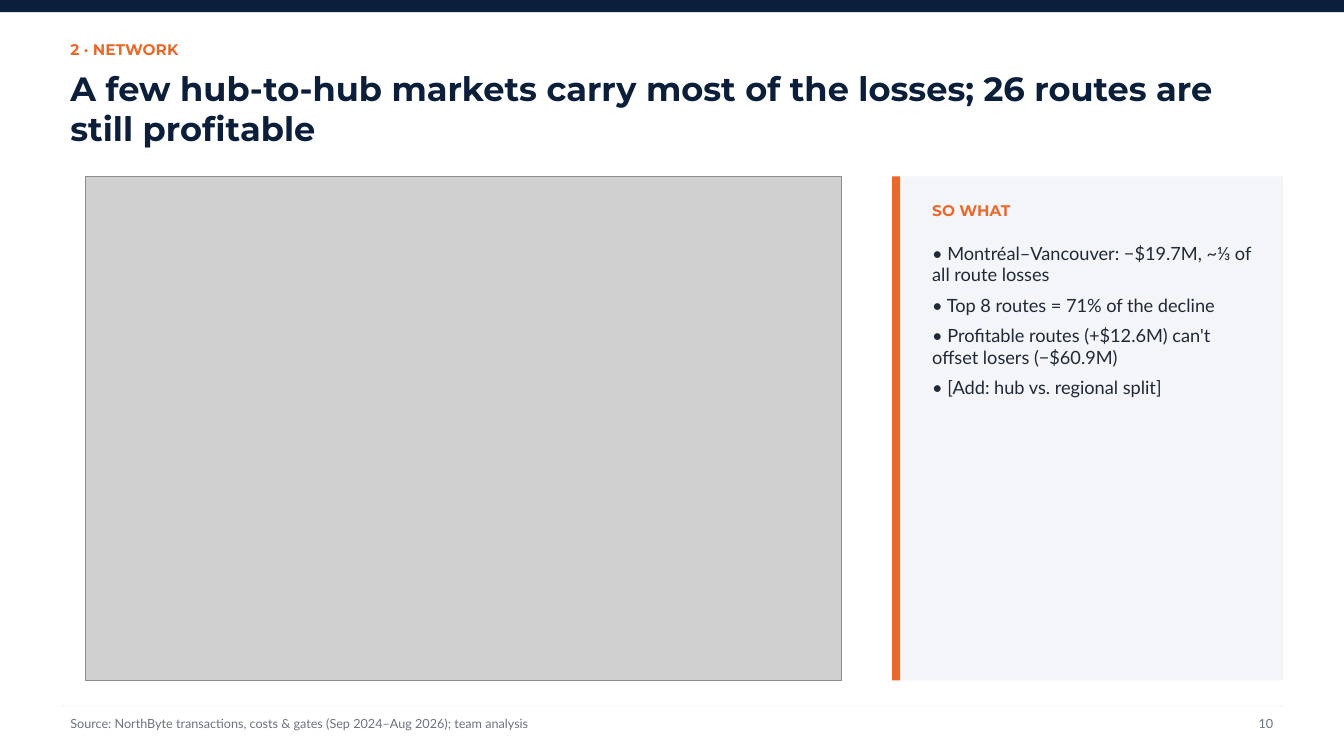
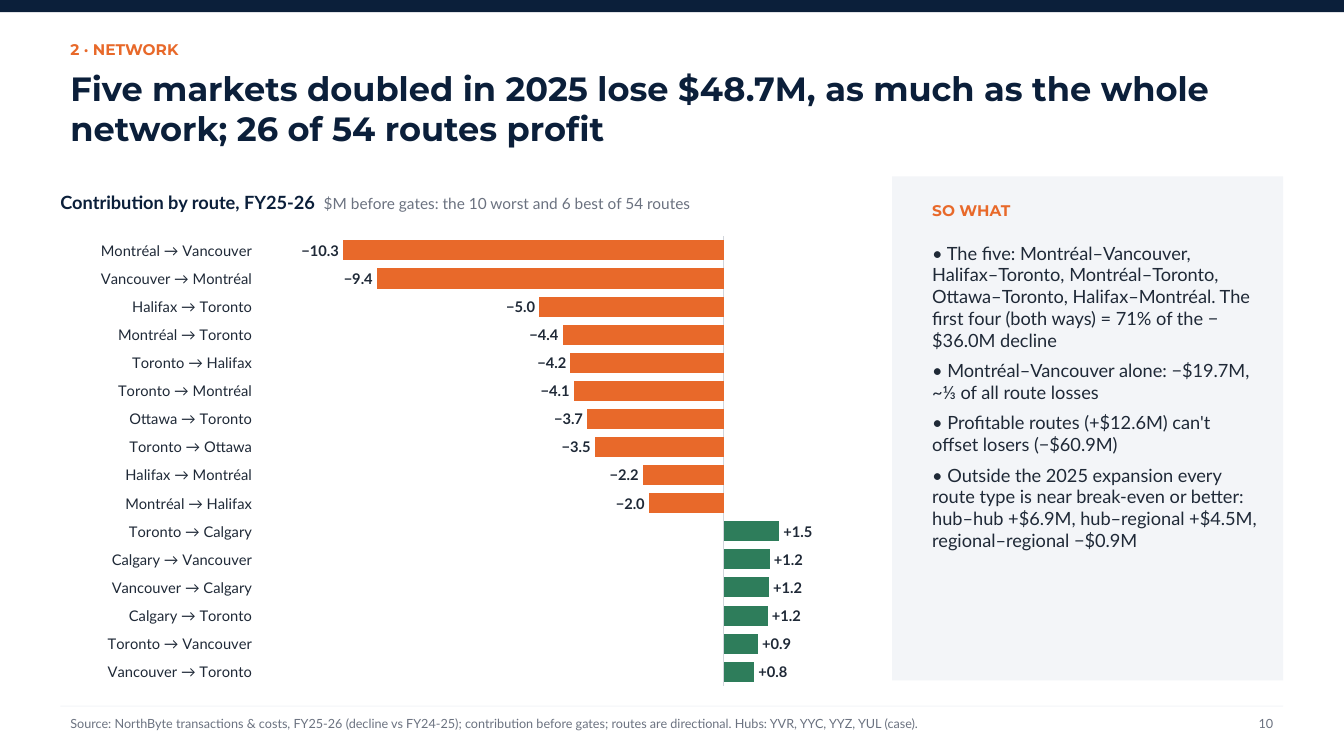
Before and after one commit to Random-Alpaca/Bolt26Airline, a slide deck: slide 10 of slides/NorthByte_FirstByte2026_template.pptx. Drawn at 1344x756 pixels with LibreOffice and Linux fonts; fonts in the diff are those of the drawing; grey boxes stand for pictures. Boxes give left, top, right and bottom in pixels: in the first picture for what was removed or moved away, otherwise in the second. Text is boxed around its words. In the diff, an @@ line names an element or a change of style, - is before the commit and + after.

```diff
--- a/slides/NorthByte_FirstByte2026_template.pptx
+++ b/slides/NorthByte_FirstByte2026_template.pptx
@@ text at (x1=70, y1=73, x2=1209, y2=148): text changed @@
-A few hub-to-hub markets carry most of the losses; 26 routes are still profitable
+Five markets doubled in 2025 lose $48.7M, as much as the whole network; 26 of 54 routes profit
@@ picture removed at (x1=86, y1=176, x2=842, y2=681) @@
@@ rectangle removed at (x1=892, y1=176, x2=900, y2=681) @@
@@ text added at (x1=60, y1=195, x2=690, y2=212), 11 pt, text #6B7280 @@
+Contribution by route, FY25-26 $M before gates: the 10 worst and 6 best of 54 routes
@@ bar chart added at (x1=60, y1=232, x2=867, y2=691) @@
+categories: Montréal → Vancouver, Vancouver → Montréal, Halifax → Toronto, Montréal → Toronto, Toronto → Halifax, Toronto → Montréal, Ottawa → Toronto, Toronto → Ottawa, Halifax → Montréal, Montréal → Halifax, Toronto → Calgary, Calgary → Vancouver, Vancouver → Calgary, Calgary → Toronto, Toronto → Vancouver, Vancouver → Toronto
+Series 1: -10.3, -9.4, -5, -4.4, -4.2, -4.1, -3.7, -3.5, -2.2, -2, 1.5, 1.2, 1.2, 1.2, 0.9, 0.8
@@ text at (x1=932, y1=246, x2=1250, y2=399): text changed @@
-• Montréal–Vancouver: −$19.7M, ~⅓ of all route losses
-• Top 8 routes = 71% of the decline
+• The five: Montréal–Vancouver, Halifax–Toronto, Montréal–Toronto, Ottawa–Toronto, Halifax–Montréal. The first four (both ways) = 71% of the −$36.0M decline
+• Montréal–Vancouver alone: −$19.7M, ~⅓ of all route losses
@@ text at (x1=932, y1=468, x2=1256, y2=551): text changed @@
-• [Add: hub vs. regional split]
+• Outside the 2025 expansion every route type is near break-even or better: hub–hub +$6.9M, hub–regional +$4.5M, regional–regional −$0.9M
@@ text at (x1=70, y1=718, x2=918, y2=731): text changed @@
-Source: NorthByte transactions, costs & gates (Sep 2024–Aug 2026); team analysis
+Source: NorthByte transactions & costs, FY25-26 (decline vs FY24-25); contribution before gates; routes are directional. Hubs: YVR, YYC, YYZ, YUL (case).
```
Also in this commit, not shown: 18 other slides changed, 1 slide removed, 10 other files.
